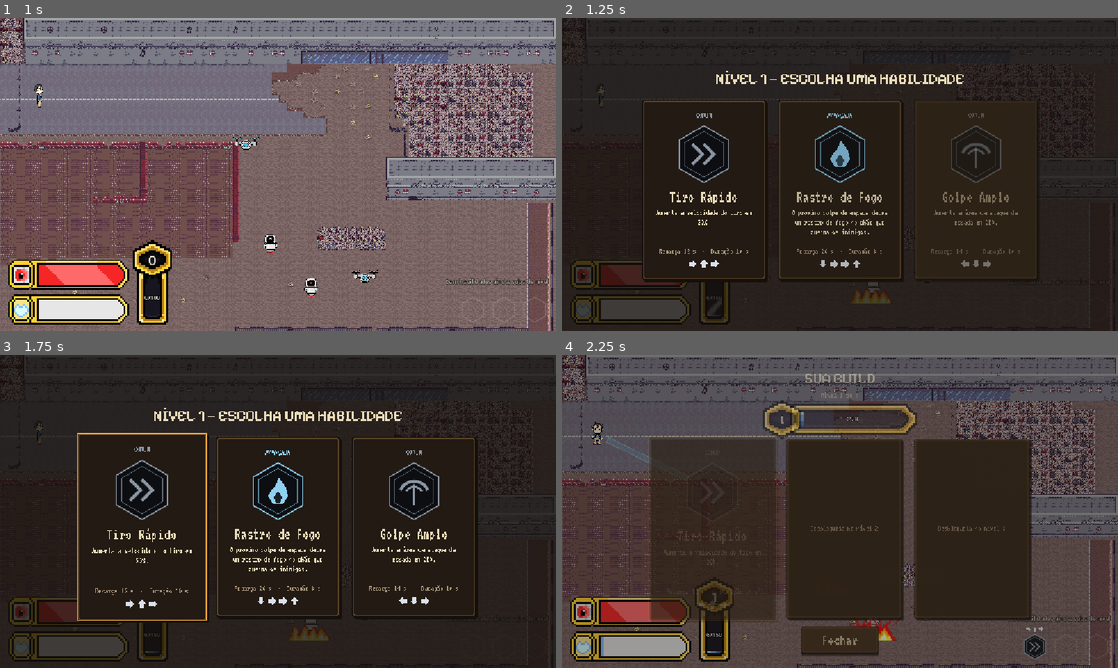
Above: before the commit, frames 1-4 (two rows, left to right).
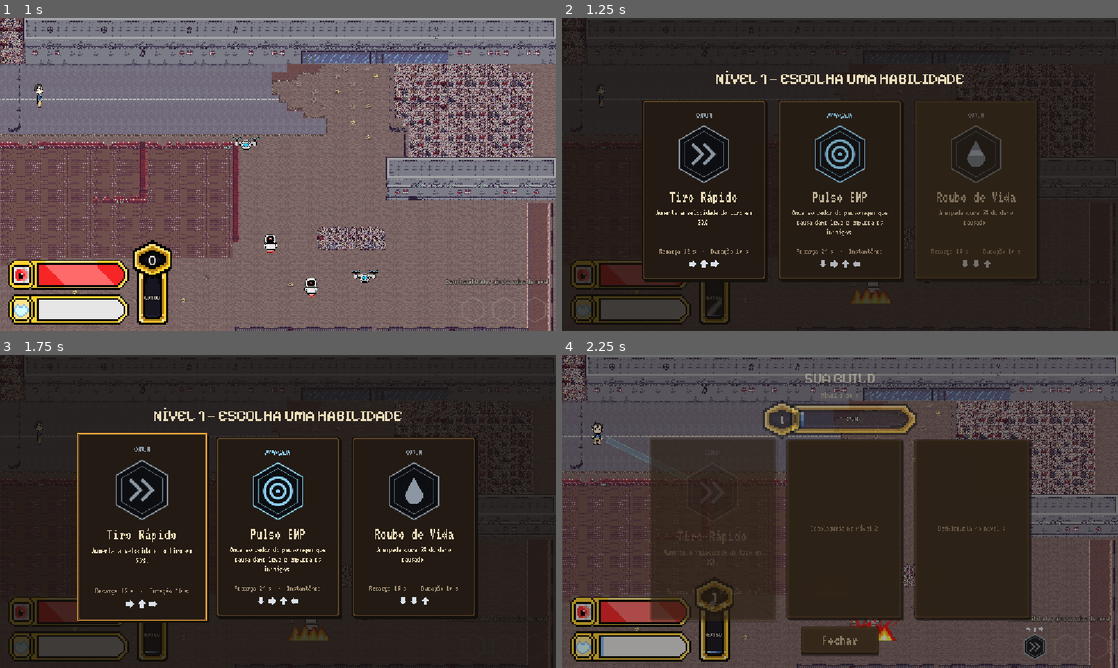
Above: after the commit, the same moments.

Repository: IcaroFrancioni/O-que-o-Claude-Faz
Game: Godot game, scene res://qa/ctrl_real_test.tscn
Same seed, same stepped clock (60 frames per second), same inputs: the game is played once before the commit and once after it. This scene is started directly instead of the project's main scene.
Inputs (mouse positions are in pixels of both pictures, inside the frame that each line leads up to):
- Up to frame 1 (1 s): tap Enter (cmd_confirm) at 0.5 s; drag from (472, 309) to (38, 99) at 0.52 s
- Up to frame 2 (1.25 s): no input
- Up to frame 3 (1.75 s): drag from (144, 527) to (38, 436) at 1.27 s
- Up to frame 4 (2.25 s): move the mouse to (1034, 646) at 2.02 s; hold Right (cmd_right) from 2.03 s (still down); right-click (1034, 646) at 2.1 s; click (1034, 646) at 2.17 s

Frame 1 is identical in both runs. In frame 2, 1.3% of the frame differs, in the area x 41-82%, y 38-80%; in frame 3, 1.3%; in frame 4, nothing differs.

Commit message:
feat: buffs Reflexos, Carga Rapida, Pele de Ferro e Overclock
Os tres comuns usam StatBuffEffect. O Overclock e lendario e tem dois
estagios (bonus e penalidade) via OverclockEffect; AbilityData ganha
penalty_duration. Reativar uma habilidade ainda ativa renova o efeito
em vez de acumular (AbilityComponent._cancel_effects_of).

Co-Authored-By: Claude Sonnet 5.5 <noreply@anthropic.com>

Diff:
--- a/returing/abilities/core/ability_component.gd
+++ b/returing/abilities/core/ability_component.gd
@@ -264,6 +264,7 @@
 	_cooldowns[data.id] = data.cooldown
 	cooldown_changed.emit(data, data.cooldown, data.cooldown)
 	_prune_effects()
+	_cancel_effects_of(data.id)
 	if data.effect_scene != null:
 		var effect: AbilityEffect = data.effect_scene.instantiate() as AbilityEffect
 		if effect == null:
@@ -347,6 +348,16 @@
 	_effects.clear()
 
 
+## Reativar uma habilidade que ainda está ativa renova o efeito: o antigo é desfeito e não acumula.
+func _cancel_effects_of(ability_id: StringName) -> void:
+	for i: int in range(_effects.size() - 1, -1, -1):
+		var effect: AbilityEffect = _effects[i]
+		if is_instance_valid(effect) and not effect.is_queued_for_deletion() \
+				and effect.data != null and effect.data.id == ability_id:
+			effect.cancel()
+			_effects.remove_at(i)
+
+
 func _prune_effects() -> void:
 	for i: int in range(_effects.size() - 1, -1, -1):
 		if not is_instance_valid(_effects[i]) or _effects[i].is_queued_for_deletion():
--- a/returing/abilities/core/ability_data.gd
+++ b/returing/abilities/core/ability_data.gd
@@ -36,6 +36,9 @@
 @export_range(0.0, 300.0, 0.5, "or_greater") var cooldown: float = 12.0
 ## Duração do efeito em segundos (0 = instantâneo).
 @export_range(0.0, 120.0, 0.5, "or_greater") var duration: float = 0.0
+## Últimos segundos da `duration` em que o efeito vira penalidade (Overclock). 0 = sem penalidade.
+## Conta dentro da duração: com duration 15 e penalty_duration 5, são 10 s de bônus e 5 s de penalidade.
+@export_range(0.0, 60.0, 0.5, "or_greater") var penalty_duration: float = 0.0
 @export_group("Visual")
 @export var rarity: Rarity = Rarity.COMUM
 @export var glyph: Glyph = Glyph.NONE
@@ -48,6 +51,11 @@
 @export var stat_mult: Dictionary = {}
 ## Bônus aditivos do `StatBuffEffect`: atributo -> valor somado (0.05 = +5%).
 @export var stat_add: Dictionary = {}
+
+
+## True se, `elapsed` segundos depois da ativação, o efeito está na fase de penalidade.
+func is_penalty_at(elapsed: float) -> bool:
+	return penalty_duration > 0.0 and elapsed < duration and elapsed >= duration - penalty_duration
 
 
 ## Validação do catálogo: emite `push_warning` e devolve false se algo estiver errado.
@@ -67,6 +75,9 @@
 			ok = false
 		if a.cooldown <= a.duration:
 			push_warning("AbilityData '%s': o cooldown (%s s) precisa ser maior que a duração (%s s)." % [a.id, a.cooldown, a.duration])
+			ok = false
+		if a.penalty_duration > 0.0 and a.penalty_duration >= a.duration:
+			push_warning("AbilityData '%s': a penalidade (%s s) precisa ser menor que a duração (%s s)." % [a.id, a.penalty_duration, a.duration])
 			ok = false
 		for j: int in range(i + 1, lista.size()):
 			var b: AbilityData = lista[j]
--- a/returing/abilities/data/ability_catalog.tres
+++ b/returing/abilities/data/ability_catalog.tres
@@ -14,9 +14,13 @@
 [ext_resource type="Resource" path="res://abilities/data/cavaleiro_imbativel.tres" id="12_a"]
 [ext_resource type="Resource" path="res://abilities/data/modo_sanguinario.tres" id="13_a"]
 [ext_resource type="Resource" path="res://abilities/data/ninja_furtivo.tres" id="14_a"]
+[ext_resource type="Resource" path="res://abilities/data/reflexos.tres" id="15_a"]
+[ext_resource type="Resource" path="res://abilities/data/carga_rapida.tres" id="16_a"]
+[ext_resource type="Resource" path="res://abilities/data/pele_de_ferro.tres" id="17_a"]
+[ext_resource type="Resource" path="res://abilities/data/overclock.tres" id="18_a"]
 
 [resource]
 script = ExtResource("1_cat")
-abilities = Array[ExtResource("2_data")]([ExtResource("3_a") …(185 unchanged characters)… ExtResource("13_a"), ExtResource("14_a")])
+abilities = Array[ExtResource("2_data")]([ExtResource("3_a") …(185 unchanged characters)… ExtResource("13_a"), ExtResource("14_a"), ExtResource("15_a"), ExtResource("16_a"), ExtResource("17_a"), ExtResource("18_a")])
 legendary_weight = 1.0
 legendary_min_level = 3
--- /dev/null
+++ b/returing/abilities/data/carga_rapida.tres
@@ -0,0 +1,18 @@
+[gd_resource type="Resource" script_class="AbilityData" load_steps=3 format=3]
+
+[ext_resource type="Script" path="res://abilities/core/ability_data.gd" id="1_data"]
+[ext_resource type="PackedScene" path="res://abilities/effects/StatBuffEffect.tscn" id="2_fx"]
+
+[resource]
+script = ExtResource("1_data")
+id = &"carga_rapida"
+display_name = "Carga Rápida"
+description = "Tempo de carga do tiro −30% por 10 s."
+sequence = Array[int]([1, 0, 1])
+cooldown = 14.0
+duration = 10.0
+rarity = 0
+glyph = 0
+effect_scene = ExtResource("2_fx")
+stat_mult = {"charge_time": 0.7}
+stat_add = {}
--- /dev/null
+++ b/returing/abilities/data/overclock.tres
@@ -0,0 +1,19 @@
+[gd_resource type="Resource" script_class="AbilityData" load_steps=3 format=3]
+
+[ext_resource type="Script" path="res://abilities/core/ability_data.gd" id="1_data"]
+[ext_resource type="PackedScene" path="res://abilities/effects/OverclockEffect.tscn" id="2_fx"]
+
+[resource]
+script = ExtResource("1_data")
+id = &"overclock"
+display_name = "Overclock"
+description = "+50% de dano e +30% de velocidade por 10 s; depois −20% de ambos por 5 s."
+sequence = Array[int]([0, 3, 0, 3, 1, 2])
+cooldown = 60.0
+duration = 15.0
+penalty_duration = 5.0
+rarity = 2
+glyph = 0
+effect_scene = ExtResource("2_fx")
+stat_mult = {}
+stat_add = {}
--- /dev/null
+++ b/returing/abilities/data/pele_de_ferro.tres
@@ -0,0 +1,18 @@
+[gd_resource type="Resource" script_class="AbilityData" load_steps=3 format=3]
+
+[ext_resource type="Script" path="res://abilities/core/ability_data.gd" id="1_data"]
+[ext_resource type="PackedScene" path="res://abilities/effects/StatBuffEffect.tscn" id="2_fx"]
+
+[resource]
+script = ExtResource("1_data")
+id = &"pele_de_ferro"
+display_name = "Pele de Ferro"
+description = "Dano recebido −20% por 10 s."
+sequence = Array[int]([3, 1, 3])
+cooldown = 16.0
+duration = 10.0
+rarity = 0
+glyph = 0
+effect_scene = ExtResource("2_fx")
+stat_mult = {"damage_taken": 0.8}
+stat_add = {}
--- /dev/null
+++ b/returing/abilities/data/reflexos.tres
@@ -0,0 +1,18 @@
+[gd_resource type="Resource" script_class="AbilityData" load_steps=3 format=3]
+
+[ext_resource type="Script" path="res://abilities/core/ability_data.gd" id="1_data"]
+[ext_resource type="PackedScene" path="res://abilities/effects/StatBuffEffect.tscn" id="2_fx"]
+
+[resource]
+script = ExtResource("1_data")
+id = &"reflexos"
+display_name = "Reflexos"
+description = "Recarga do dash −40% por 10 s."
+sequence = Array[int]([0, 2, 0])
+cooldown = 14.0
+duration = 10.0
+rarity = 0
+glyph = 0
+effect_scene = ExtResource("2_fx")
+stat_mult = {"dash_cooldown": 0.6}
+stat_add = {}
--- /dev/null
+++ b/returing/abilities/effects/OverclockEffect.tscn
@@ -0,0 +1,6 @@
+[gd_scene load_steps=2 format=3]
+
+[ext_resource type="Script" path="res://abilities/effects/overclock_effect.gd" id="1_fx"]
+
+[node name="OverclockEffect" type="Node2D"]
+script = ExtResource("1_fx")
--- /dev/null
+++ b/returing/abilities/effects/overclock_effect.gd
@@ -0,0 +1,66 @@
+class_name OverclockEffect
+extends StatBuffEffect
+## Overclock (lendária): dois estágios. Primeiro um bônus de dano e de velocidade; nos últimos
+## `data.penalty_duration` segundos da duração vira uma penalidade. Mesmo padrão do `BloodModeEffect`:
+## os modificadores são refeitos na troca de estágio e removidos em qualquer saída (`_on_cleanup`).
+## "Dano" é o atributo `StatModifiers.DAMAGE` (golpe da espada), igual ao Modo Sanguinário.
+
+@export_group("Bônus")
+@export_range(1.0, 3.0, 0.05) var boost_damage: float = 1.5
+@export_range(1.0, 3.0, 0.05) var boost_speed: float = 1.3
+
+@export_group("Penalidade")
+@export_range(0.1, 1.0, 0.05) var penalty_damage: float = 0.8
+@export_range(0.1, 1.0, 0.05) var penalty_speed: float = 0.8
+
+@export_group("Visual")
+@export var boost_color: Color = Color(1.0, 0.78, 0.25, 1.0)
+@export var penalty_color: Color = Color(0.9, 0.25, 0.2, 1.0)
+@export var ring_radius: float = 24.0
+
+var _penalty: bool = false
+var _age: float = 0.0
+
+
+## True enquanto está na fase de penalidade.
+func is_penalty() -> bool:
+	return _penalty
+
+
+func _on_activate() -> void:
+	_penalty = false
+	_age = 0.0
+	super._on_activate()
+	queue_redraw()
+
+
+func _apply_stats() -> void:
+	var stats: StatModifiers = get_stats()
+	if stats == null:
+		return
+	stats.add(StatModifiers.DAMAGE, penalty_damage if _penalty else boost_damage, StatModifiers.Mode.MULT, self)
+	stats.add(StatModifiers.MOVE_SPEED, penalty_speed if _penalty else boost_speed, StatModifiers.Mode.MULT, self)
+
+
+func _physics_process(delta: float) -> void:
+	super._physics_process(delta)
+	if _cleaned:
+		return
+	_age += delta
+	var entra_na_penalidade: bool = data != null and data.penalty_duration > 0.0 \
+			and _time_left <= data.penalty_duration
+	if entra_na_penalidade and not _penalty:
+		_penalty = true
+		_refresh_stats()
+	queue_redraw()
+
+
+func _draw() -> void:
+	var cor: Color = penalty_color if _penalty else boost_color
+	var pulso: float = 0.5 + 0.5 * sin(_age * (4.0 if _penalty else 10.0))
+	var fill: Color = cor
+	fill.a = 0.08 + 0.06 * pulso
+	draw_circle(Vector2.ZERO, ring_radius, fill)
+	var borda: Color = cor
+	borda.a = 0.45 + 0.4 * pulso
+	draw_arc(Vector2.ZERO, ring_radius, 0.0, TAU, 40, borda, 2.0)
Not shown: 1 places in returing/abilities/data/ability_catalog.tres that only renumber resources
Not shown, added: returing/abilities/effects/overclock_effect.gd.uid
